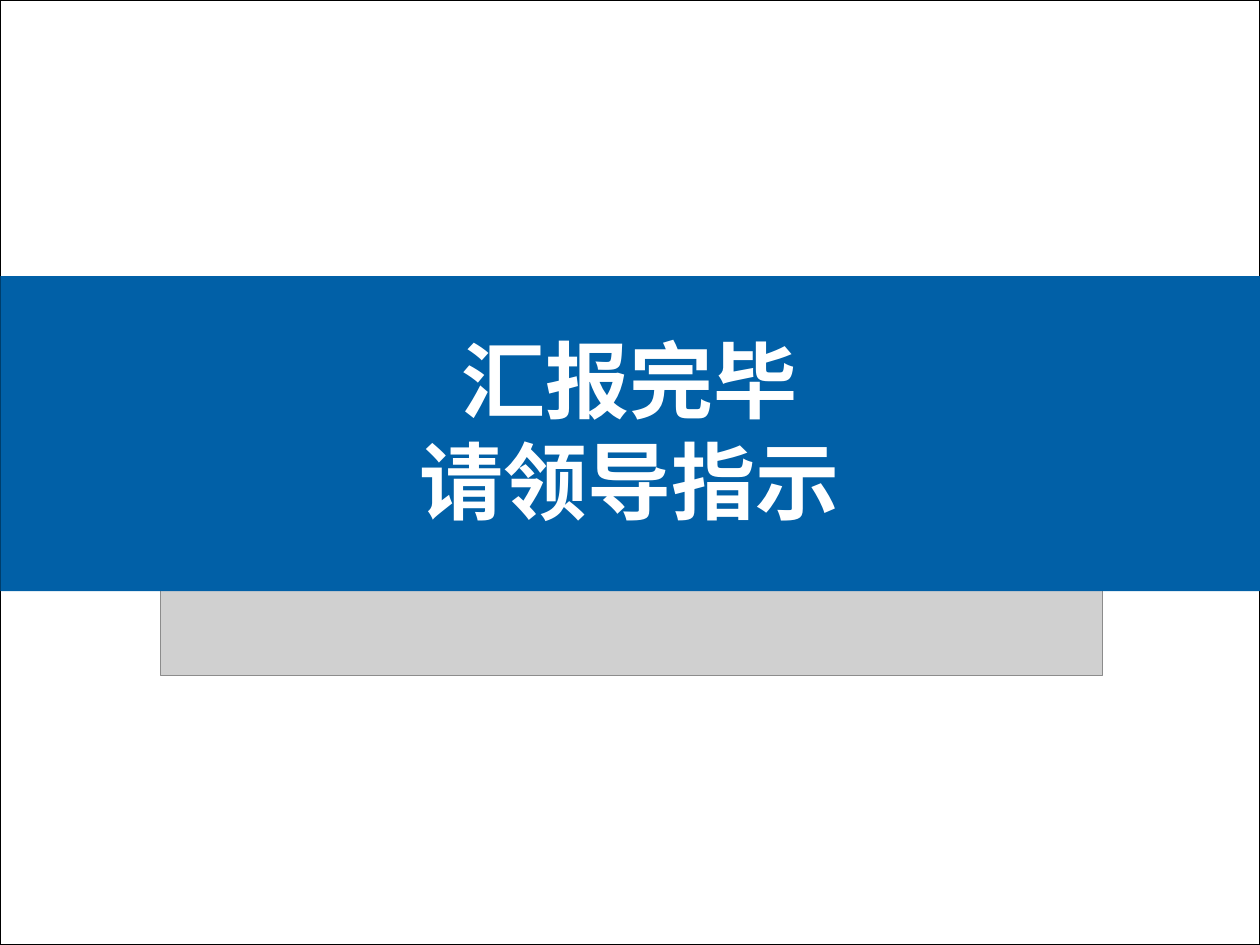
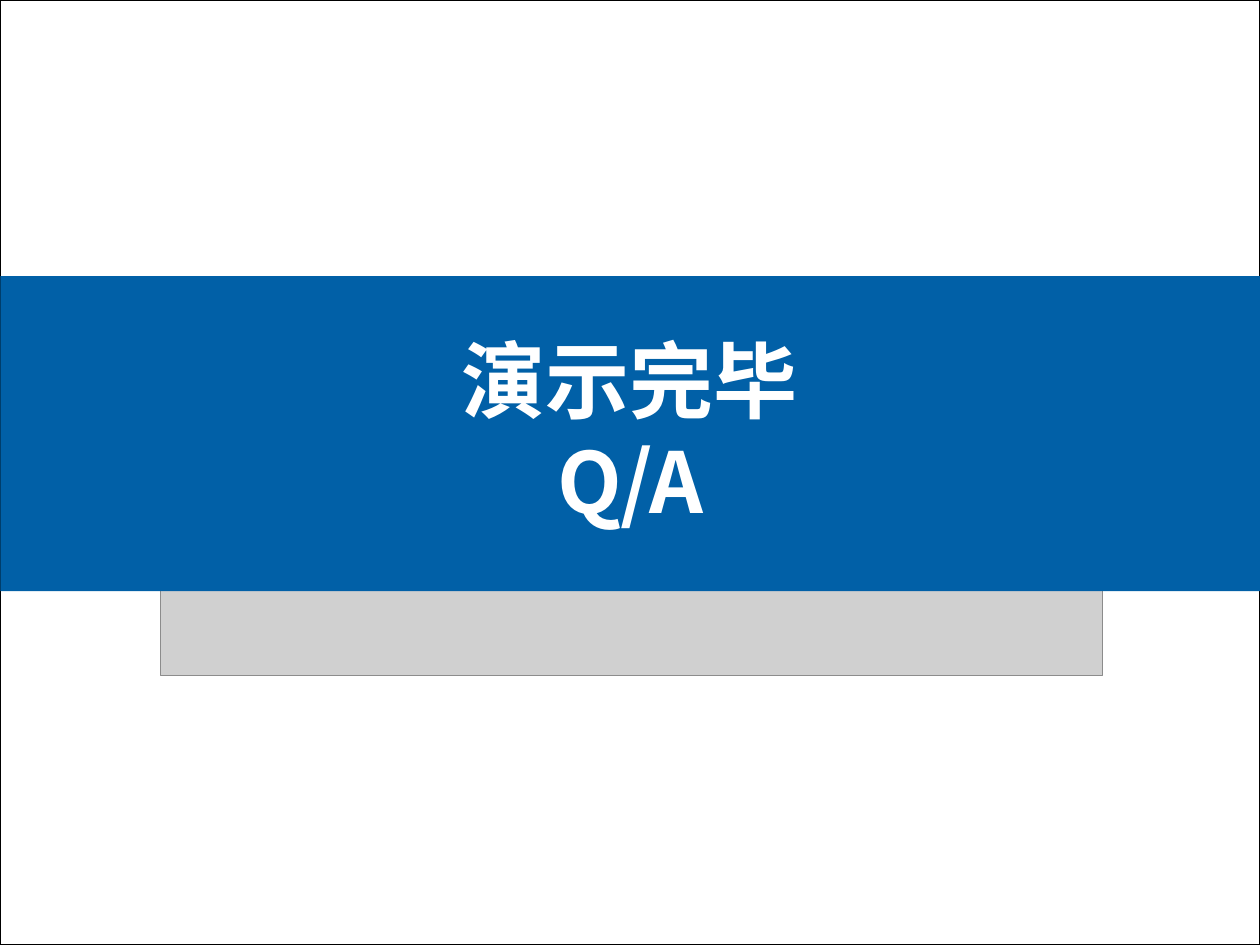
Before and after one commit to sayi21cn/athena-rest, a slide deck: slide 24 of athena-doc/Restful服务框架(Athena) - 介绍 - 李艳鹏.pptx. Drawn at 1260x945 pixels with LibreOffice and Linux fonts; fonts in the diff are those of the drawing; grey boxes stand for pictures; background and template pictures are left out. Boxes give left, top, right and bottom in pixels: in the first picture for what was removed or moved away, otherwise in the second. Text is boxed around its words. In the diff, an @@ line names an element or a change of style, - is before the commit and + after.

```diff
--- a/athena-doc/Restful服务框架(Athena) - 介绍 - 李艳鹏.pptx
+++ b/athena-doc/Restful服务框架(Athena) - 介绍 - 李艳鹏.pptx
@@ text at (x1=462, y1=340, x2=798, y2=530): text changed @@
-汇报完毕
-请领导指示
+演示完毕
+Q/A
```
Also in this commit, not shown: 21 other slides changed, 1 slide added, 1 slide removed, 6 other files.
